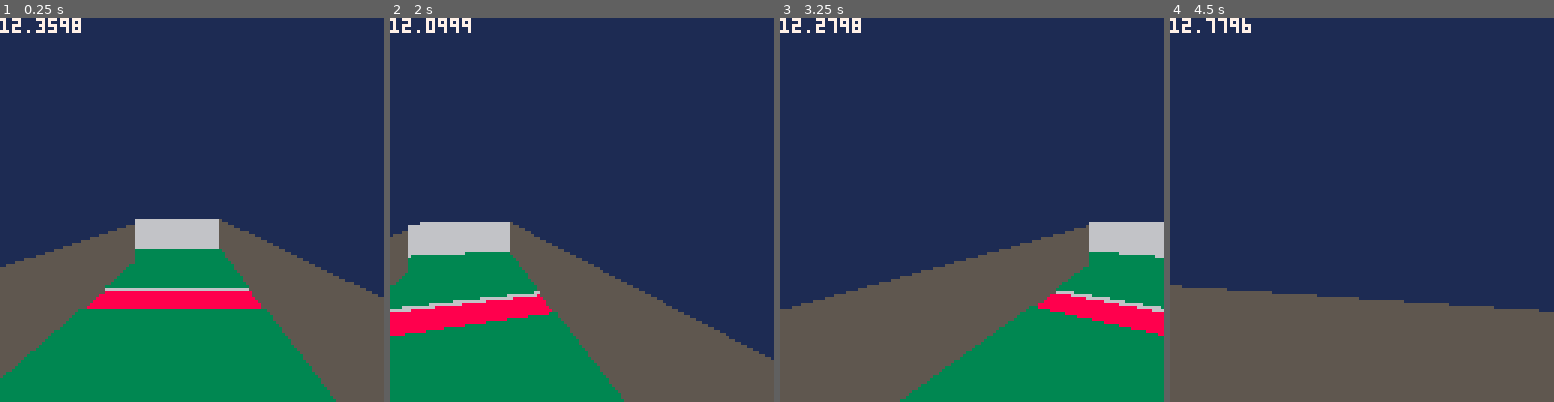
Above: before the commit, frames 1-4 (left to right).
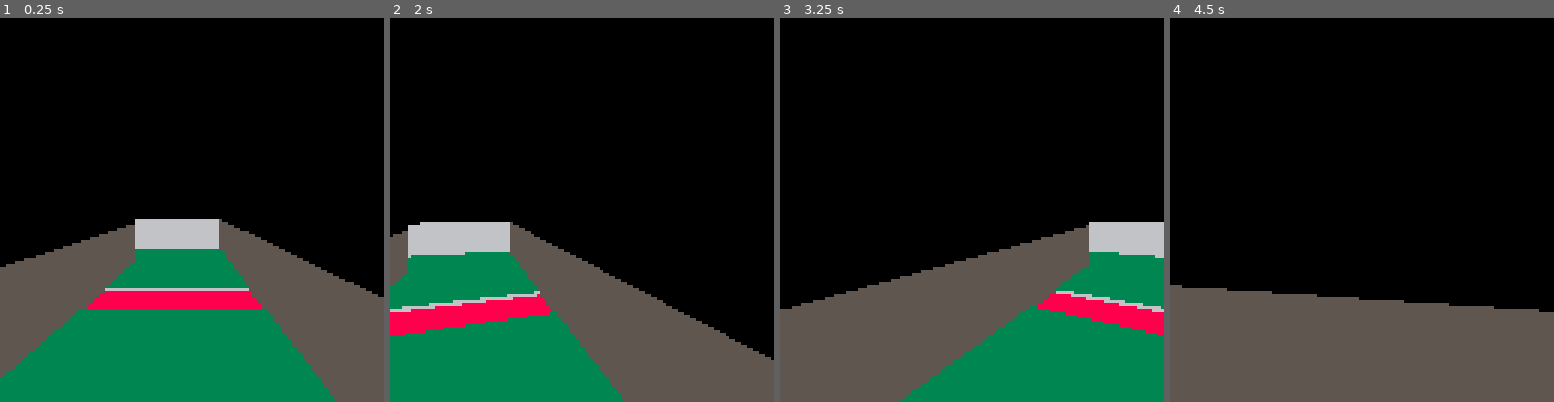
Above: after the commit, the same moments.

Repository: mkoseoglu091/3dGame
Game: PICO-8 cartridge 3dgame.p8
Same seed, same stepped clock (60 frames per second), same inputs: the game is played once before the commit and once after it.
Inputs:
- Up to frame 1 (0.25 s): no input
- Up to frame 2 (2 s): tap X (X key) at 0.33, 1.07, 1.85 s; tap O (Z key) at 0.7, 1.7 s; hold Right from 1.6 s (still down)
- Up to frame 3 (3.25 s): release Right at 2.1 s; tap O (Z key) at 2.1, 2.5, 2.9 s; hold Up 2.15-2.42 s; hold Right 2.47-3.03 s; tap X (X key) at 2.97 s; hold Left from 3.08 s (still down)
- Up to frame 4 (4.5 s): tap O (Z key) at 3.3, 3.7, 4.1 s; release Left at 3.58 s; hold Down 3.63-3.97 s; hold Right from 4.02 s (still down); tap X (X key) at 4.08 s

The runs differ from the first frame. In frame 1, 59% of the frame differs, in the area x 0-100%, y 0-73%; in frame 2, 66%; in frame 3, 63%; in frame 4, 73%, in the area x 0-100%, y 0-77%.

Commit message:
Update 3dgame.p8

Diff:
--- a/3dgame.p8
+++ b/3dgame.p8
@@ -4,6 +4,7 @@
 --find your way out of the maze
 
 function _init()
+ music()
  pl={}
  restart()
  pl.fly=false
@@ -165,11 +170,25 @@
 
    -- draw wall if higher
 
+
    if (celz < celz0) then
     local sy1 = celz-z
     sy1 = (sy1 * 64)/tdist
     sy1 = sy1 + 64 -- horizon
     if (sy1 < sy) then
+
+     top_wall = flr(sy1-1)
+     bottom_wall = flr(sy)
+
+     --[[ --texture!!
+     if sx < sy then -- what condition to use???
+      tline(sx,top_wall,sx,bottom_wall, (pl.x+vx*dist_x)%1*2, 34, 0, 2/(bottom_wall-top_wall))
+     else
+      tline(sx,top_wall,sx,bottom_wall, (pl.y+vy*dist_y)%1*2, 34, 0, 2/(bottom_wall-top_wall))
+     end
+     ]]--
+
+     --tline(sx,top_wall,sx,bottom_wall, (pl.x+vx*dist_x)%1*2, 34, 0, 2/(bottom_wall-top_wall))
      line(sx,sy1-1,sx,sy, last_dir*1+5)
      sy=sy1
     end
@@ -179,8 +198,8 @@
 
  end -- sx
 
- cursor(0,0) color(7)
- print(pl.z)
+ --cursor(0,0) color(7)
+ --print(pl.z)
  --print(pl.x)
  --print(pl.y)
  --print(stat(1))
@@ -192,18 +211,74 @@
 function _draw()
  cls()
  -- sky color
- rectfill(0,0,127,127,1)
+ rectfill(0,0,127,127,0)
  draw_3d()
- if (false) then
+ if (false) then -- show map for debug
   mapdraw(0,0,0,0,32,32)
   pset(pl.x*8,pl.y*8,12)
   pset(pl.x*8+cos(pl.d)*2,pl.y*8+sin(pl.d)*2,13)
  end
 
+ -- victory text
  if (pl.x > 0) and (pl.x < 4) and (pl.y > 22) and (pl.y < 31) then
   print("victory!!!", 55, 55, 0)
  end
 end
+…(55 lines of a section not shown)…
 
 
 
Not shown, changed: 55 lines of the sprite sheet (__gfx__) section of 3dgame.p8
Not shown, changed: the music (__music__) section of 3dgame.p8
Not shown, changed: the sound effects (__sfx__) section of 3dgame.p8
